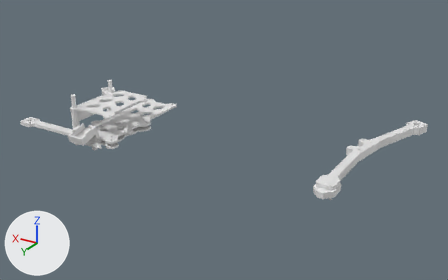
A saved change to the Blender file src/prints.blend.
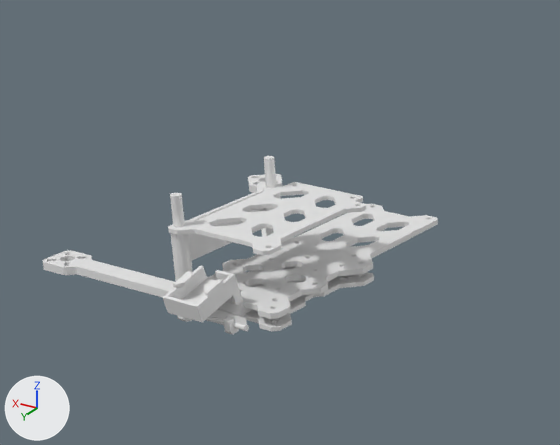
The first picture shows the older version from a camera (50 mm lens) standing at (-345.9, 395.8, 195.7) and looking at (-96.1, -20.5, -12.5). The close-ups show both versions on the part from 1% to 50% of the width and 7% to 69% of the height of that picture. The lights are fixed; the arrows at lower left show +X, +Y and +Z.

The first close-up shows 'Armor', 'ArmorCut', 'GpsMount', 'Holes', 'RxAntennaMount', 'arm1', 'bottom', 'middle', 'top'.
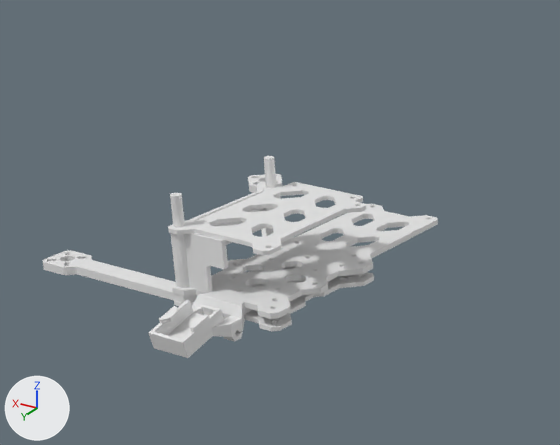
The change, as a diff of the scene's bpy script:
```diff
--- a/src/prints.blend.py
+++ b/src/prints.blend.py
@@ me_cylinder_006 @@
 # used by ob_armor; location = (6.6, -10.5, 0.0)
-me_cylinder_006.from_pydata(...)  # 276 vertices, 150 faces; spans x 9.9..17.0, y -4.8..48.1, z -9.0..11.0
+me_cylinder_006.from_pydata(...)  # 324 vertices, 209 faces; spans x -6.6..17.0, y -4.8..48.1, z -9.0..11.0
+# me_cylinder_006 part 1: a new loose piece of 48 vertices spanning x -6.6..10.5, y 44.0..46.0, z -9.0..11.0
@@ me_cube @@
 # used by ob_rxantennamount; location = (0.0, 42.3, -15.9); rotation_euler = (0.0, 0.0, 3.142), in degrees (0, 0, 180)
-me_cube.from_pydata(...)  # 45 vertices, 42 faces; spans x 0.0..11.6, y -4.9..11.7, z -0.2..11.7
+me_cube.from_pydata(...)  # 45 vertices, 42 faces; spans x 0.0..10.9, y -9.0..11.7, z -3.3..7.0
+# me_cube part 2
+# 16 vertices are removed from x 0.0..11.6, y -4.9..5.3, z -0.2..11.7
+# 23 faces are deleted
+# 8 vertices move from x 0.0..10.9, y -0.6..5.3, z -0.2..11.7 to x 0.0..10.9, y 0.6..3.7, z -3.3..7.0
+# 16 vertices are added at x 0.0..10.9, y -9.0..6.7, z -3.3..7.0
+# 23 new faces join them
@@ me_cylinder_001 @@
 me_cylinder_001.from_pydata(...)  # 64 vertices, 34 faces; spans x -16.4..16.4, y 58.1..60.1, z 0.9..1.2
 # used by ob_holes; location = (0.0, 103.5, 4.7); rotation_euler = (0.0, 0.0, 3.142), in degrees (0, 0, 180); scale = (1.0, 1.0, -16.4)
+# me_cylinder_001 part 3: the whole mesh is moved by (0.0, -59.1, -1.1)
@@ ob_holes @@
 ob_holes = bpy.data.objects.new('Holes', me_cylinder_001)
-ob_holes.location = (0.0, 103.5, 4.7)
-ob_holes.rotation_euler = (0.0, 0.0, 3.142)  # degrees (0, 0, 180)
+ob_holes.location = (0.0, 43.2, -16.8)
+ob_holes.rotation_euler = (-1.723, 0.0, 3.142)  # degrees (-99, 0, 180)
 ob_holes.scale = (1.0, 1.0, -16.4)
+ob_holes.hide_set(True)
@@ ob_gpsmount @@
 ob_gpsmount = bpy.data.objects.new('GpsMount', me_cube_017)
-ob_gpsmount.location = (0.0, 47.2, -3.0)
+ob_gpsmount.location = (0.0, 55.0, -12.6)
 ob_gpsmount.rotation_euler = (3.142, -0.262, -1.571)  # degrees (180, -15, -90)
```

Changed parts and their boxes [x1, y1, x2, y2] in the close-ups (560 x 445 px; the box of a moved part takes in the faces that stretch with it):
'GpsMount', moved
    before: [163, 266, 239, 322]
    after: [148, 300, 225, 358]
'Armor', reshaped (12% taller)
    before: [171, 190, 284, 281]
    after: [171, 190, 284, 292]
'RxAntennaMount', reshaped, mesh moved
    before: [177, 290, 252, 334]
    after: [191, 293, 252, 341]
'Holes', hidden
    before: [206, 310, 249, 331]
part 1 of me_cylinder_006, added
    after: [184, 233, 228, 292]
part 2 of me_cube, moved or reshaped
    before: [177, 290, 244, 334]
    after: [191, 293, 245, 341]
part 3 of me_cylinder_001, moved or reshaped
    before: [206, 310, 249, 331]
    after: [235, 330, 241, 336]
